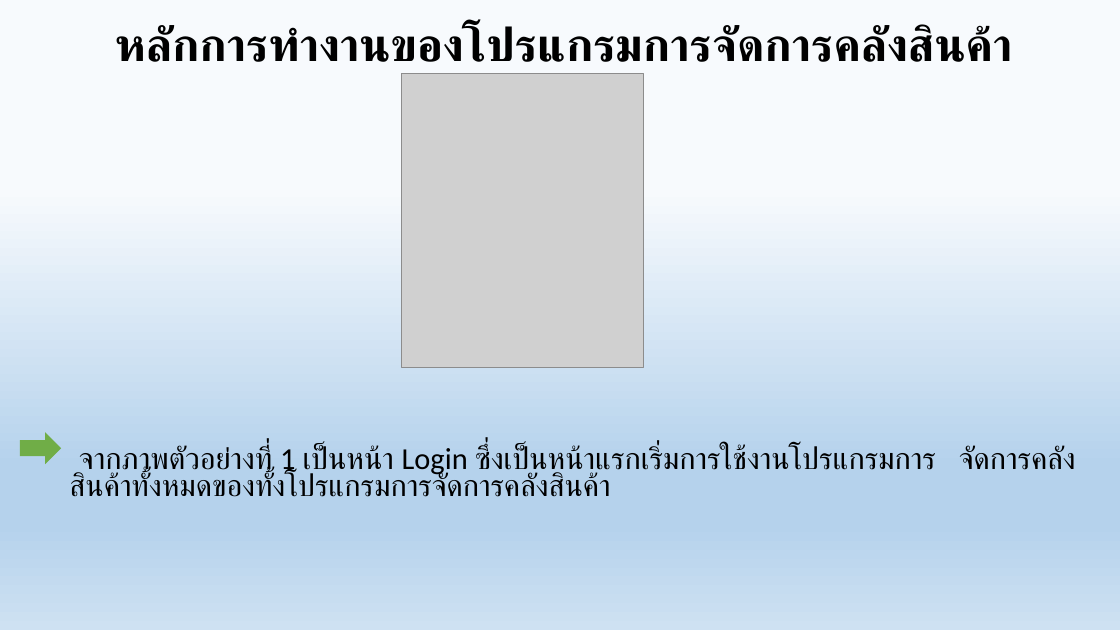
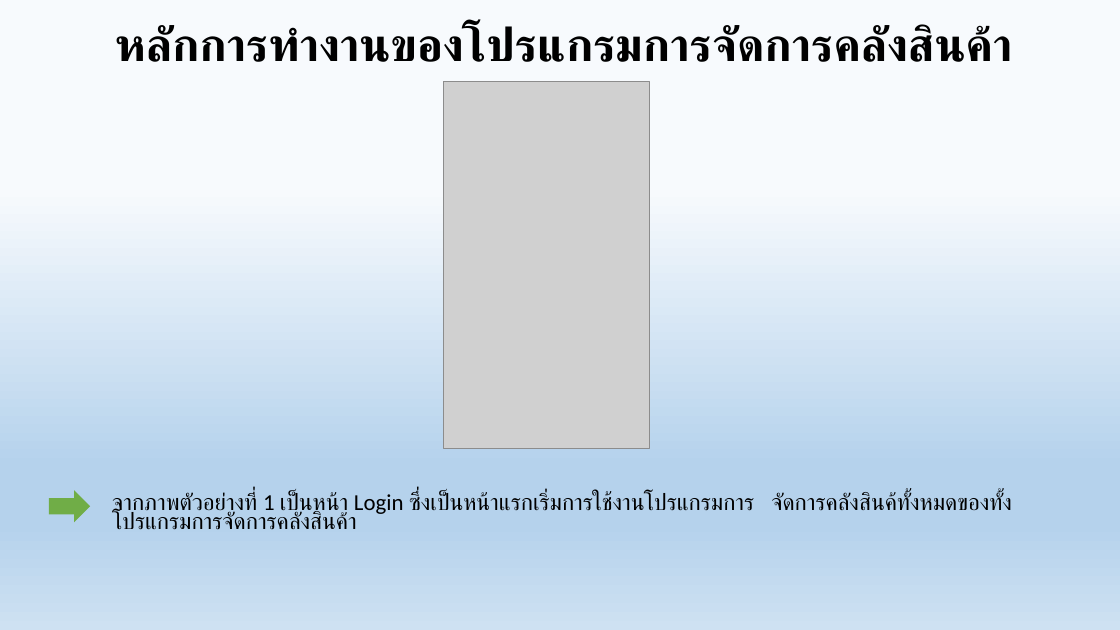
Before and after one commit to north1116/warehouse, a slide deck: slide 9 of doc/พรีเซนระบบคลังสินค้า.pptx. Drawn at 1120x630 pixels with LibreOffice and Linux fonts; fonts in the diff are those of the drawing; grey boxes stand for pictures. Boxes give left, top, right and bottom in pixels: in the first picture for what was removed or moved away, otherwise in the second. Text is boxed around its words. In the diff, an @@ line names an element or a change of style, - is before the commit and + after.

```diff
--- a/doc/พรีเซนระบบคลังสินค้า.pptx
+++ b/doc/พรีเซนระบบคลังสินค้า.pptx
@@ picture: place and size @@
-picture at [402, 74, 644, 367]
+picture at [444, 82, 649, 448]
@@ right arrow: place and size @@
-right arrow at [20, 433, 61, 465]
+right arrow at [49, 491, 90, 523]
@@ text at [112, 492, 1012, 530]: text changed; size 26.1 to 19.6 pt @@
-จากภาพตัวอย่างที่ 1 เป็นหน้า Login ซึ่งเป็นหน้าแรกเริ่มการใช้งานโปรแกรมการ จัดการคลังสินค้าทั้งหมดของทั้งโปรแกรมการจัดการคลังสินค้า
+จากภาพตัวอย่างที่ 1 เป็นหน้า Login ซึ่งเป็นหน้าแรกเริ่มการใช้งานโปรแกรมการ จัดการคลังสินค้ทั้งหมดของทั้งโปรแกรมการจัดการคลังสินค้า
```
Also in this commit, not shown: 6 other slides changed, 2 slides added, 23 other files.
